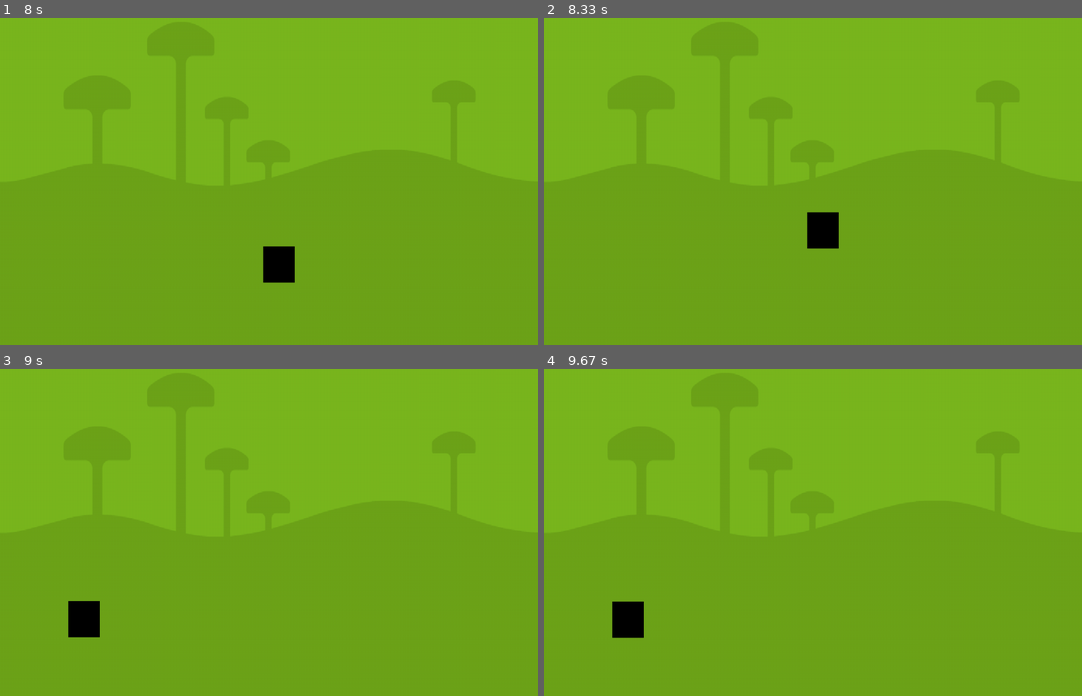
Above: before the commit, frames 1-4 (two rows, left to right).
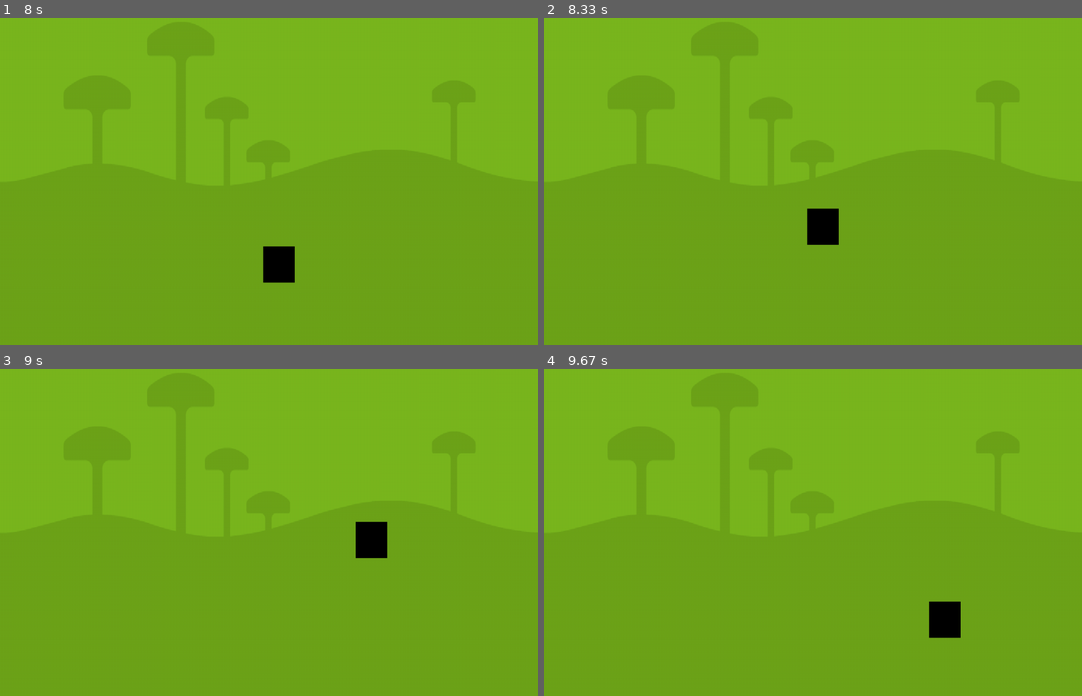
Above: after the commit, the same moments.

Repository: dkmstr/pygame-framework
Game: pygame game, started from resources/test.py
The game is run twice, just before and just after one commit, with the same random seed, the same clock (stepped at 60 frames per second) and the same inputs. The source is Python 2; it was converted automatically to run under Python 3.
Inputs:
- Up to frame 1 (8 s): tap Enter at 0.33 s; hold Right 0.67-1.13 s; hold Up 1.17-1.63 s; hold Left 2.17-2.7 s; hold Down 2.73-3.03 s; hold Left 3.07-3.47 s; hold Up 3.5-3.87 s; hold Right 3.9-4.53 s; hold Down 4.57-4.93 s; hold Left 4.97-5.43 s; hold Right 5.47-5.93 s; hold Up 5.97-6.27 s; hold Right 6.3-6.77 s; hold Left 6.8-7.33 s; hold Down 7.37-7.67 s; hold Left from 7.7 s (still down)
- Up to frame 2 (8.33 s): release Left at 8.1 s; hold Up from 8.13 s (still down)
- Up to frame 3 (9 s): release Up at 8.5 s; hold Right from 8.53 s (still down)
- Up to frame 4 (9.67 s): release Right at 9.17 s; hold Down 9.2-9.57 s; hold Left from 9.6 s (still down)

Frame 1 is identical in both runs. In frame 2, 0.2% of the frame differs, in the area x 48-55%, y 58-71%; in frame 3, 1.3%; in frame 4, 1.3%, in the area x 12-78%, y 70-83%.

Commit message:
implementing sticky

Diff:
--- a/resources/data/test/level-test-0.tmx
+++ b/resources/data/test/level-test-0.tmx
@@ -165,7 +165,7 @@
    AAAAAAAAAAAAAAAAAAAAAAAAAAAAAAAAAAAAAAAAAAAAAAAAAAAAAAAAAAAAAAAAAAAAAAAAAAAAAAAAAAAAAAAAAAAAAAAAAAAAAAAAAAAAAAAAAAAA …(15884 unchanged characters)…
   </data>
  </layer>
- <imagelayer name="Image" width="100" height="30" visible="0">
+ <imagelayer name="Image" width="100" height="30">
   <image source="bg_shroom.png"/>
   <properties>
    <property name="parallax" value="True"/>
@@ -241,11 +241,12 @@
   <object name="plat4" type="platform" x="700" y="1820" width="70" height="40">
    <properties>
     <property name="path" value="path4"/>
+    <property name="sticky" value="True"/>
    </properties>
   </object>
   <object name="path4" type="path" x="700" y="1820">
    <properties>
-    <property name="step" value="8"/>
+    <property name="step" value="3"/>
    </properties>
    <polyline points="0,0 0,-1680 70,-1680 0,-1680 0,0"/>
   </object>
--- a/resources/resources/maps/actors.py
+++ b/resources/resources/maps/actors.py
@@ -13,8 +13,18 @@
         self.parentMap = parentMap
         self.actorType = actorType
 
+    def move(self, xOffset, yOffset):
+        self.rect.left += xOffset
+        self.rect.top += yOffset
+
     def setPosition(self, x, y):
-        self.rect = pygame.Rect(x, y, 70, 70)
+        self.rect.top, self.rect.left = x, y
+
+    def getRect(self):
+        return self.rect
+
+    def collide(self, rect):
+        return self.rect.colliderect(rect)
 
     def draw(self, toSurface):
         pass
--- a/resources/resources/maps/layers.py
+++ b/resources/resources/maps/layers.py
@@ -262,7 +262,7 @@
                         t.append(self.tilesLayer.getTileAt(x, y))
                     tiles.append(t)
 
-                p = ObjectWithPath(self, startX, startY, width, height, properties.get('path', None), tiles, properties.get('sticky', False))
+                p = ObjectWithPath(self, startX, startY, width, height, properties.get('path', None), tiles, checkTrue(properties.get('sticky', False)))
                 self.platforms[obj.attrib['name']] = p
 
                 logger.debug('Platform {}'.format(p))
@@ -375,6 +375,11 @@
         for actor in self.actorList:
             actor.update()
 
+    def getCollisions(self, rect):
+        for actor in self.actorList:
+            if actor.collide(rect):
+                yield (actor.getRect(), actor)
+
     def getActors(self, actorType=None):
         for actor in self.actorList:
             if actorType is None:
--- a/resources/resources/maps/maps.py
+++ b/resources/resources/maps/maps.py
@@ -38,6 +38,12 @@
 
     def getRenderingLayers(self):
         return [l for l in self.layers if l.holder is False and l.visible is True]
+
+    def getActorsLayers(self):
+        return [l for l in self.layers if l.actor is True]
+
+    def getCollisionsLayers(self):
+        return [l for l in self.layers if l.holder is False and l.visible is True and l.actor is False and l.parallax is False]
 
     def reset(self, fromNode=None):
         self.width = self.height = self.tileWidth = self.tileHeight = 0
@@ -97,10 +103,9 @@
         return None
 
     def getActors(self, actorType=None):
-        for layer in self.layers:
-            if layer.actor:
-                for actor in layer.getActors(actorType):
-                    yield actor
+        for layer in self.getActorsLayers():
+            for actor in layer.getActors(actorType):
+                yield actor
 
     def draw(self, surface):
         # First, we draw "parallax" layers
@@ -126,10 +131,15 @@
 
     # Collisions
     def getCollisions(self, rect):
-        for layer in self.getRenderingLayers():
+        for layer in self.getCollisionsLayers():
             if layer.parallax is True:
                 continue
 
+            for col in layer.getCollisions(rect):
+                yield col
+
+    def getActorsCollisions(self, rect):
+        for layer in self.getActorsLayers():
             for col in layer.getCollisions(rect):
                 yield col
 
--- a/resources/resources/maps/objects.py
+++ b/resources/resources/maps/objects.py
@@ -37,7 +37,28 @@
             y += yy
 
     def update(self):
+        xOffset, yOffset = self.rect.left, self.rect.top
         self.rect.left, self.rect.top = self.path.iterate()
+        xOffset, yOffset = self.rect.left - xOffset, self.rect.top - yOffset
+        # First we check what any actor collided moves acordly
+        for c in self.parentLayer.parentMap.getActorsCollisions(self.rect):
+            actorRect, actor = c  # Rect is a "reference" to actor position, so modifying it will modify actor's position
+            if xOffset > 0:
+                actorRect.left = self.rect.right
+            elif xOffset < 0:
+                actorRect.right = self.rect.left
+            if yOffset > 0:
+                actorRect.top = self.rect.bottom
+            elif yOffset < 0:
+                actorRect.bottom = self.rect.top
+        # Now, it we are "sticky", we move any actor that is "over" this item
+        # Sticky is only sticky for actors that are ON this object
+        if self.sticky and xOffset != 0:
+            # Inflate rect at top to detect collision
+            rect = pygame.Rect(self.rect.left, self.rect.top-2, self.rect.width, self.rect.height)
+            for c in self.parentLayer.parentMap.getActorsCollisions(rect):
+                actorRect, actor = c  # Rect is a "reference" to actor position, so modifying it will modify actor's position
+                actor.move(xOffset, 0)
 
     def getRect(self):
         return self.rect
Not shown, changed: resources/test.wpu
